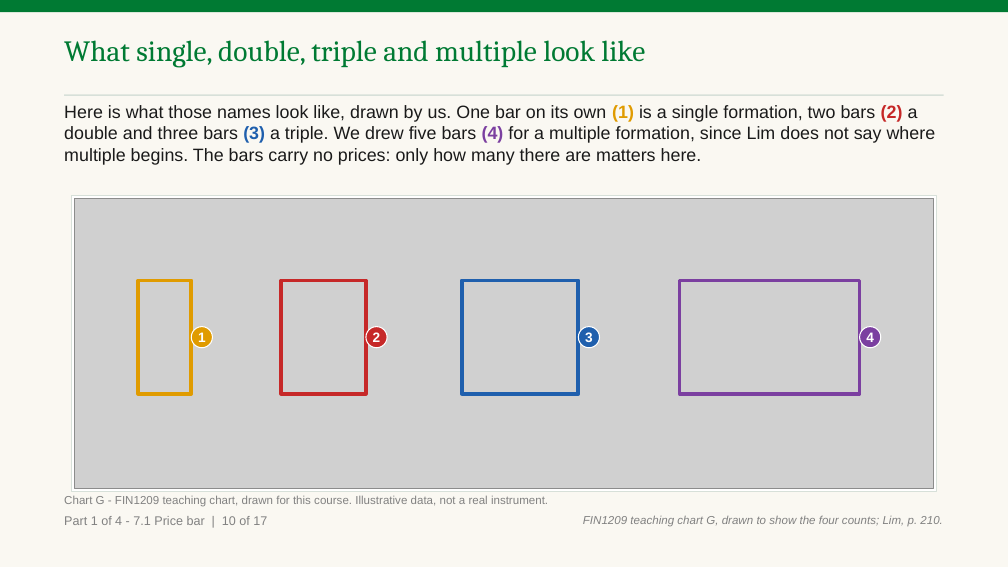
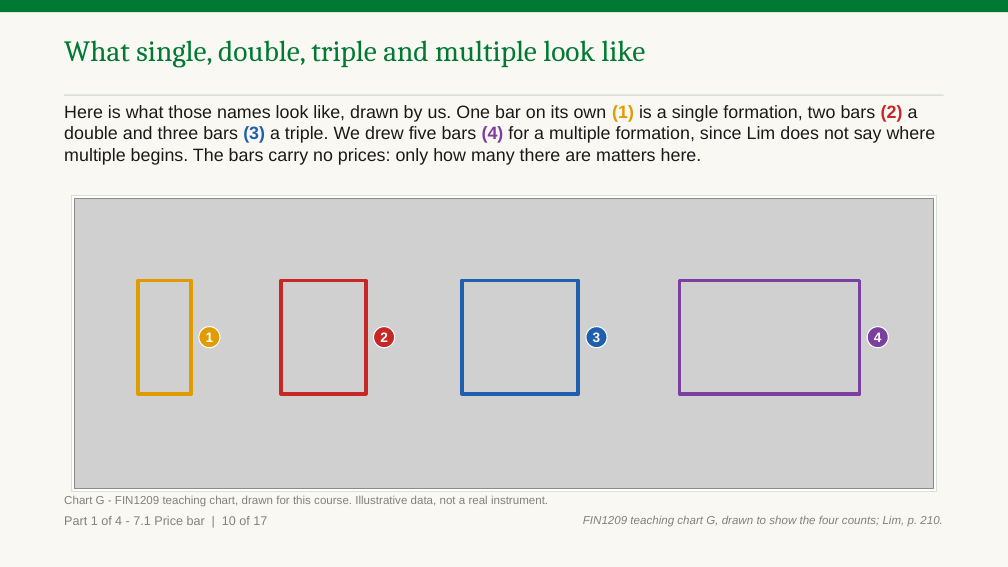
Before and after one commit to benjiesotelo-sudo/Telos_FIN1209, a slide deck: slide 18 of chapter-07/FIN1209-Chapter-07.pptx. Drawn at 1008x567 pixels with LibreOffice and Linux fonts; fonts in the diff are those of the drawing; grey boxes stand for pictures. Boxes give left, top, right and bottom in pixels: in the first picture for what was removed or moved away, otherwise in the second. Text is boxed around its words. In the diff, an @@ line names an element or a change of style, - is before the commit and + after.

```diff
--- a/chapter-07/FIN1209-Chapter-07.pptx
+++ b/chapter-07/FIN1209-Chapter-07.pptx
@@ 3 ellipses: place and size @@
-3 ellipses at box(191, 327, 600, 348)
+3 ellipses at box(199, 327, 607, 348)
@@ ellipse "4": place and size @@
-ellipse "4" at box(860, 327, 881, 348)
+ellipse "4" at box(867, 327, 889, 348)
```
Also in this commit, not shown: 8 other slides changed, 3 other files.
